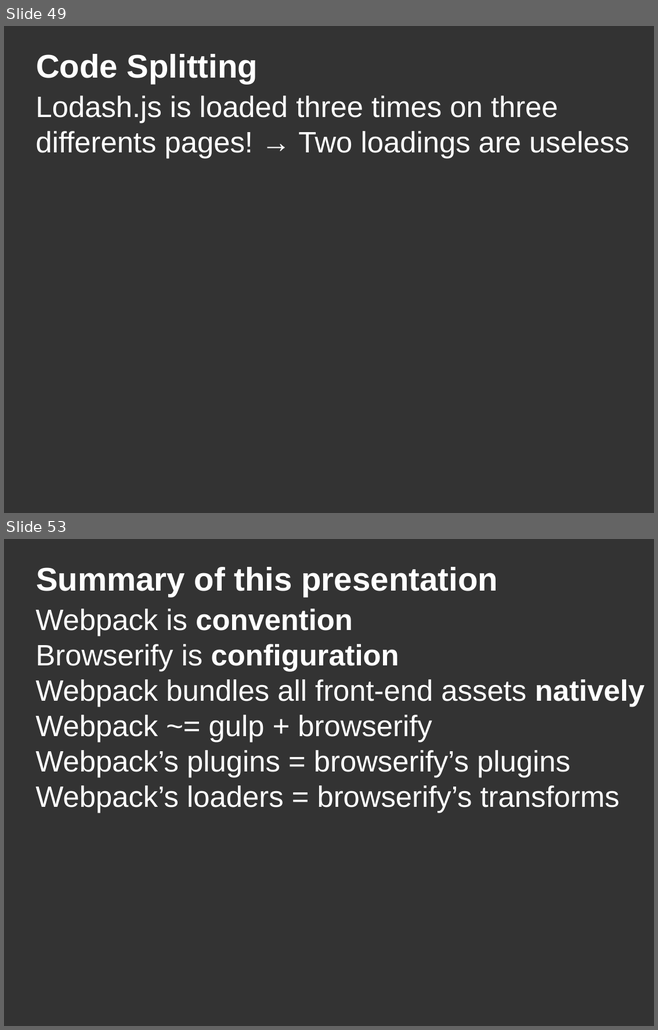
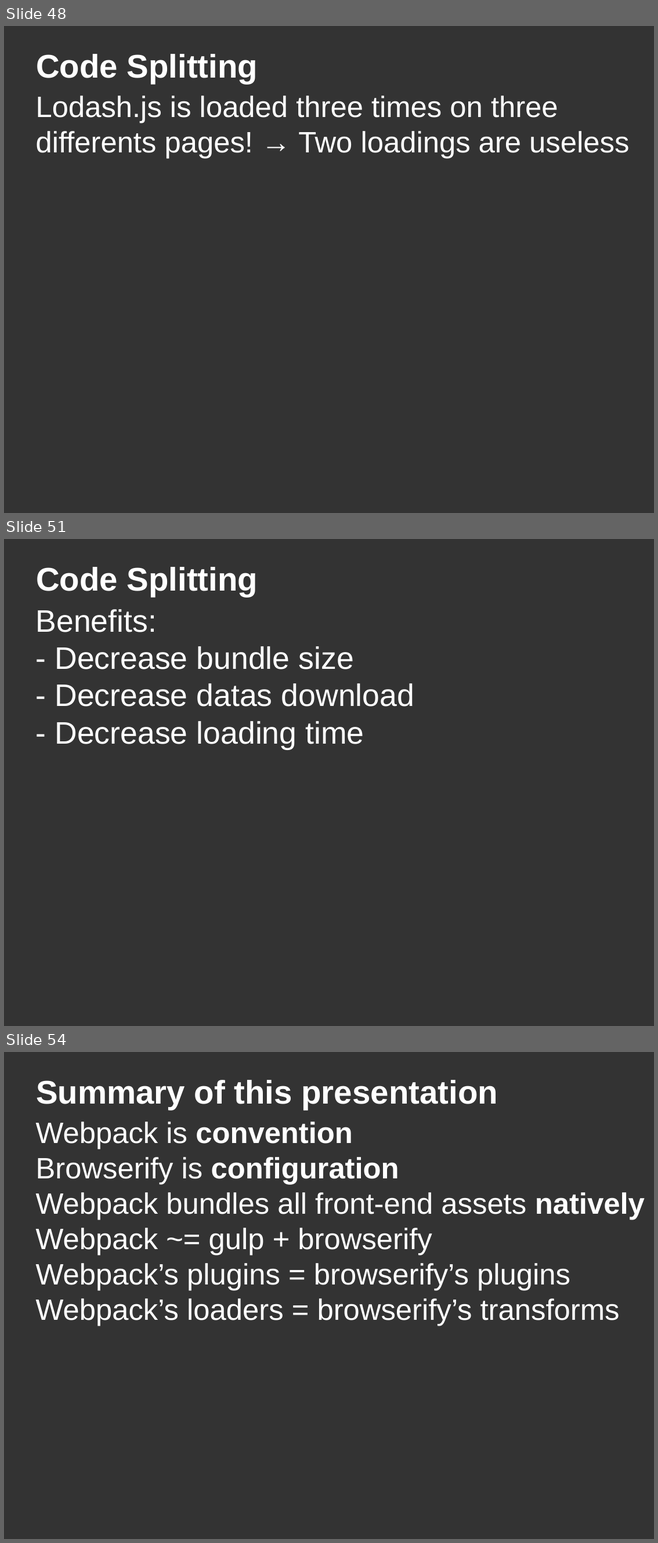
Before and after one commit to DanYellow/misc-tests, a slide deck: webpack-presentation-examples/webpack-presentation.odp. Shown one above the other, each under a label of ours: slides 49 and 53 before the commit, slides 48, 51 and 54 after it; the slides between them are not shown. The pictures are 658x1030 and 658x1543 pixels, drawn with LibreOffice and Linux fonts; fonts in the diff are those of the drawing. Boxes give left, top, right and bottom in pixels: in the first picture for what was removed or moved away, otherwise in the second. Text is boxed around its words. In the diff, an @@ line names an element or a change of style, - is before the commit and + after.

```diff
--- a/webpack-presentation-examples/webpack-presentation.odp
+++ b/webpack-presentation-examples/webpack-presentation.odp
@@ slide 51 added at (4,539,654,1026), background #333333 @@
@@ title added at (36,567,257,597), 40 pt, text #FFFFFF, bold @@
+Code Splitting
@@ title added at (36,609,415,750), 38 pt, text #FFFFFF @@
+Benefits:
+- Decrease bundle size
+- Decrease datas download
+- Decrease loading time
@@ what was slide 49 is now slide 48 @@
@@ what was slide 53 is now slide 54 @@
```
Also in this commit, not shown: 5 slides changed, 1 other slide added, 1 slide removed, 19 other files.
